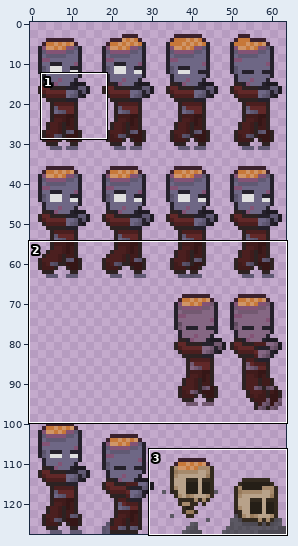
Edited in one commit: sprite sheet (project/celestia/assets/celestia/textures/enemies/zombie.png). The picture above shows the old version from afar; the outline marks the close-up.
Close-up. Earlier state:
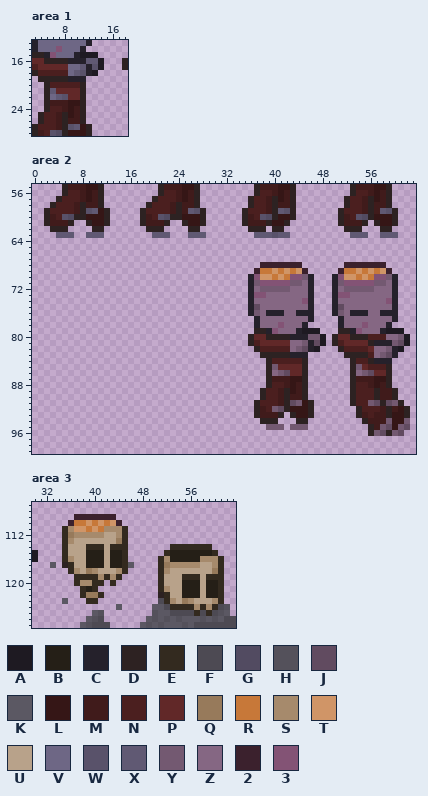
The file is 64x128 pixels. Shown: area 1: x 3..18, y 13..28; area 2: x 0..63, y 55..99; area 3: x 30..63, y 107..127.
Palette (. is transparent): A #1e1a22  B #251f17  C #25212b  D #2d2222  E #332a1f  F #4d4a53  G #524b61  H #54515b  J #614b60  K #5b5863  L #351616  M #401b1b  N #4b1f1f  P #612828  Q #977a5b  R #c77839  S #a68a6c  T #d09567  U #b8a28a  V #6e6785  W #59526a  X #605973  Y #735971  Z #856783  2 #3b212d  3 #835375
Pixels before, area 1, first column x 3:
13 CVVVVVVVVC......
14 CVVV3VVVC.......
15 DDC3VVVCAAA.....
16 PPDDDDCCCXXA...D
17 NPPPPPVVXCWA...D
18 DNNNNNVXWCA.....
19 .DDDDDCCC.......
20 ..DNNNNND.......
21 ..DXPPPPD.......
22 ..DVXWPPD.......
23 ..DMMMLLD.......
24 ..DNNMLMD.......
25 .DNNMDLMD.......
26 .DNNMDMMD.......
27 DNNNMDWXLD......
28 DMNWGDLLLD......
Pixels before, area 2 (only the part around the change), first column x 0:
 55 .....DMMMLLD.........DMMMLLD.........DMMMLLD.........DMMMLLD....
 56 .....DNNMLMD.........DNNMLMD.........DNNMLMD.........DNNMLMD....
 57 ....DNNNMLMD........DNNNMLMD........DNNMDLMD........DNNMDLMD....
 58 ...DNNNMDMMD.......DNNNMDMMD........DNNMDMMD........DNNMDMMD....
 59 ..DNNNNMDWXLD.....DNNNNMDMXWD......DNNNMDXWD.......DNNNMDMXWD...
 60 ..DMNWGDDLLLD.....DMNWGDDLLLD......DMNWGDLLD.......DMNWGDLLLD...
 61 ..DMMMD..DLLD.....DMMMD..DLLD......DMMMDLLD........DMMMD.DLLD...
 62 ...DDD....DD.......DDD....DD........DDD.DD..........DDD...DD....
 63 ....XXX..XXX........XXX...XXX........XXXWXX..........XXX..XXX...
 64 ................................................................
 65 ................................................................
 66 ................................................................
 67 ................................................................
 68 ......................................2222222.......2222222.....
 69 .....................................2RRTRTRT2.....2RRTRTRT2....
 70 ....................................C3TTRTR33YC...C3TTRTR33YC...
 71 ....................................CY33333YYZC...CY33333YYZC...
 72 ....................................CZYYYYYZZZC...CZYYYYYZZZC...
 73 ....................................C33ZZZZZZZC...C33ZZZZZZZC...
 74 ....................................CZZZZZZZZ3C...CZZZZZZZZ3C...
 75 ....................................CJZZZZZZZZC...CJZZZZZZZZC...
 76 ....................................CYZCCCZZCCC...CYZCCCZZCCC...
 77 .....................................CZZZZZZZZC....CZZZZZZZZC...
 78 .....................................CZZZ3ZZZC.....CZZZ3ZZZC....
 79 .....................................DDC3ZZZCAAA...DDC3ZZZCAAA..
 80 ....................................DPPDDDDCCCYYA.DPPDDDNNNZZYA.
 81 ....................................DNPPPPPZZYCJA.DNPPPPDCCCYJA.
 82 .....................................DNNNNNZYJCA...DNNNNPZZYCA..
 83 ......................................DDDDDCCC......DDDDNZYJC...
 84 .......................................DNNNNND.......DNNDCCC....
 85 .......................................DYPPPPD.......DYPNNND....
 86 .......................................DZYJPPD.......DZYJPPD....
 87 .......................................DMMMLLD.......DMMMLLD....
 88 .......................................DNNMLMD.......DNNMLMD....
 89 ......................................DNNMDLMD.......DNNNDMMD...
 90 ......................................DNNMDMMD.......DNNNDMMD...
 91 .....................................DNNNMDJYLD......DNNYJDJYD..
 92 .....................................DMNYJDLLLD.......DNNNMDMLD.
 93 .....................................DMMMD.DLLD.......DMNMMDLLD.
 94 ......................................DDD...DD.........DMMMYLLY.
 95 .......................................YYY.YYY..........DMYJLYJ.
 96 ........................................................DYJDYJ..
 97 ................................................................
 98 ................................................................
 99 ................................................................
Pixels before, area 3, first column x 30:
109 .......2222222....................
110 ......2RRTRTRT2...................
111 .....ESTTRTRSSSE..................
112 .....EQSSSSSUUSE..................
113 .....ESUUUUUUUQE..................
114 .....EUUUEEEUEEE.......EEEEEEE....
115 A....EUUUBBBUBBE......EBBBBBBBE...
116 A....ESUUBBBUBBE.....ESBBBBBSSSE..
117 ...K.DEUUBBBUBBEK....EQSSSSSUUSE..
118 ......ESUQSUUUSE.....ESUUUUUUUQE..
119 .......EEEESESE......EUUUEEEUEEE..
120 .......ESSEE.E.......EUUUBBBUBBE..
121 ........EBE..........ESUUBBBUBBE..
122 ........EQQE.........DEUUBBBUBBE..
123 .....K...EE..........FESUQSUUUSE..
124 ..............K.....KKFEEEESESEFH.
125 ..........KH........HKKFFFFEFEFHK.
126 .........KHF.......KHKHKHKKKHKHKFF
127 ........KHFFF.....KHKHKKKHKFFFFFFF
Now the later version:
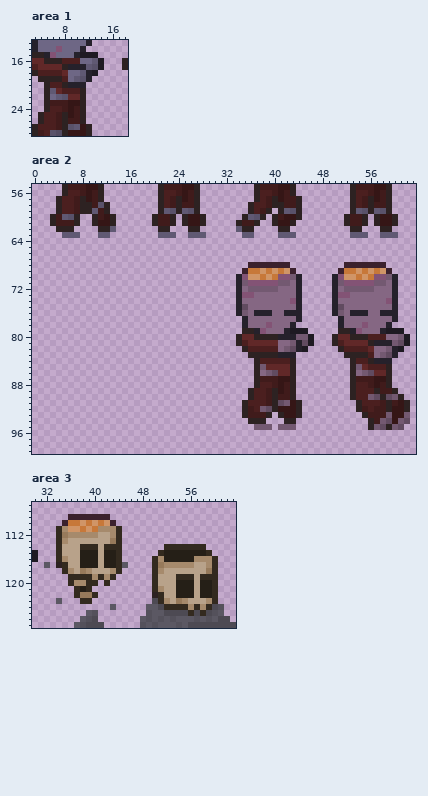
Edits made:
Changed rows in their new state; - is an unchanged pixel.
Area 1:
first column x 8:
16 NNNVV
17 DCCCX
18 P-VX-
19 NVXWC
20 DCCC-
21 NNN--
Area 2:
first column x 2:
 57 -----MD-----------.D-MD-----------.D-----MD-------.D-------
 58 -.D----D-WD------..D-------------------D-MD-------.D-------
 59 ..D----D-M------...DXW-XWD.------.D-MD.DXWD------..DXW-XWD.
 60 .DMXW-..DMLD----..DMM-.D----------XWD.-M-LD------.DMMD.D---
 61 .D--MD-.D-LD----..D-MD----------DM-D..D-LD-------.D--------
 62 -.--D---.-DX-----..-D-----------XD-..-.-D---------.--------
 63 --.--X-..-X-------.--X-----------XX....--X-----------------
first column x 34:
 68 --22-----..------------------
 69 -2RRT----2..-----------------
 70 C3TTR--33YC..----------------
 71 CY33---YYZC..----------------
 72 CZYY---ZZ-C..----------------
 73 C33ZZ-----C..----------------
 74 CZZ------3C..----------------
 75 CJZZ------C..----------------
 76 CYZCC-ZZCC-..----------------
 77 -CZZ------C..----------------
 78 -CZZ-3-Z-C..-----------------
 79 -DDC3ZZ-CAA-..---------------
 80 DPPDD--CC-YYA..--------------
 81 DNPP---ZZYCJA..--------------
 82 -DNN---ZYJCA..---------------
 83 --DD---CC-..-----------------
 84 ---DNN---D..-----------------
 85 ---DYPP--D..-----------------
 86 ---DZYJPPD..-----------------
 87 ---DMM-LLD..-----------------
 88 ---DNNML-D..-----------------
 89 --DNNMDLMD..-----------------
 90 --DNNMD-MD..----------YJDJYD-
 91 -DNN-MDJYLD..------.D-NNMDMLD
 92 -DMNYJDLL-D..--------M-M--L--
 93 -DMM-D.-LLD..-------.DM--Y--Y
 94 --DD-..-DD..---------.D-YJ-YJ
 95 ---YY-.-Y-..-----------YJDYJ.
 96 ----------------------......-
Area 3:
first column x 32:
109 ----2------.--------------------
110 ---2R-TRTRT2.-------------------
111 --EST-RTRS--E.------------------
112 --EQS----U-SE.------------------
113 --ESU------QE.------------------
114 --EU--E--UE--.------E------.----
115 --EU--B--UB-E.-----EB------E.---
116 --ESU-B--UB-E.----ESB----S--E.--
117 K.DEU-B--UB-EK.---EQS----U-SE.--
118 ---ESUQSU--SE.----ESU------QE.--
119 ----E---SESE.-----EU--E--UE--.--
120 ----ES-E-.E.------EU--B--UB-E.--
121 -----EBE.---------ESU-B--UB-E.--
122 -----EQ-E.--------DEU-B--UB-E.--
123 --K.--E-.---------FESUQSU--SE.--
124 -----------K.----K-FE---SESEFH.-
125 -------KH.-------HK-F---EFEFHK.-
126 ------KHF.------KHKHKHK--HKHKF-.
127 -----KHF--.-----HKHK--HKF-------
